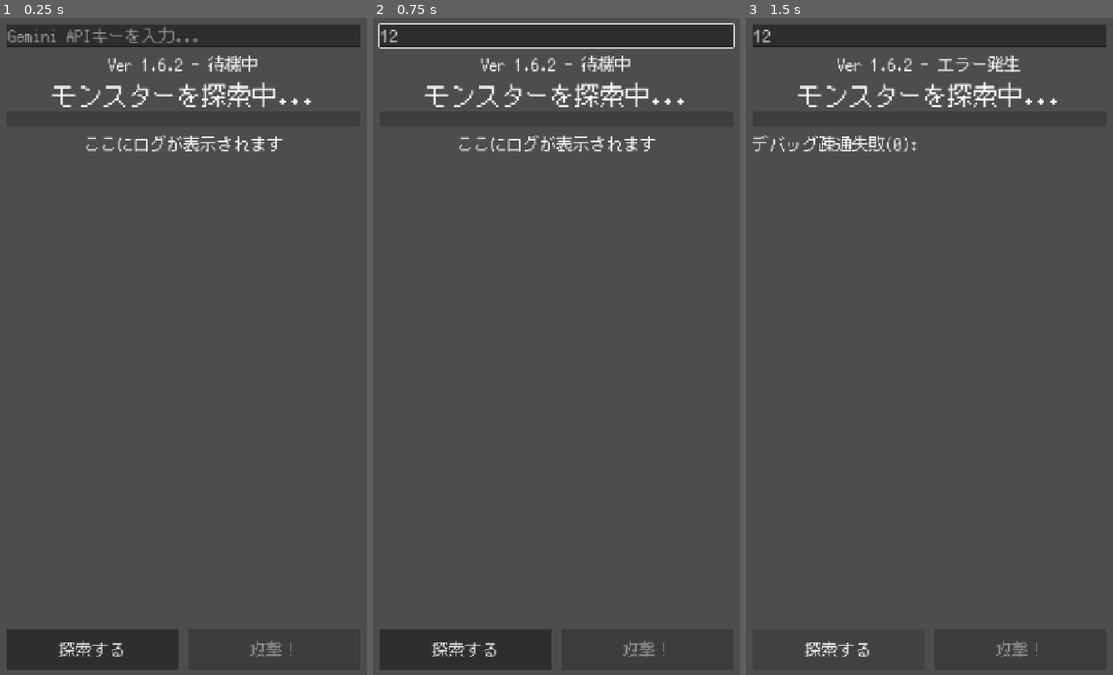
Above: before the commit, frames 1-3 (left to right).
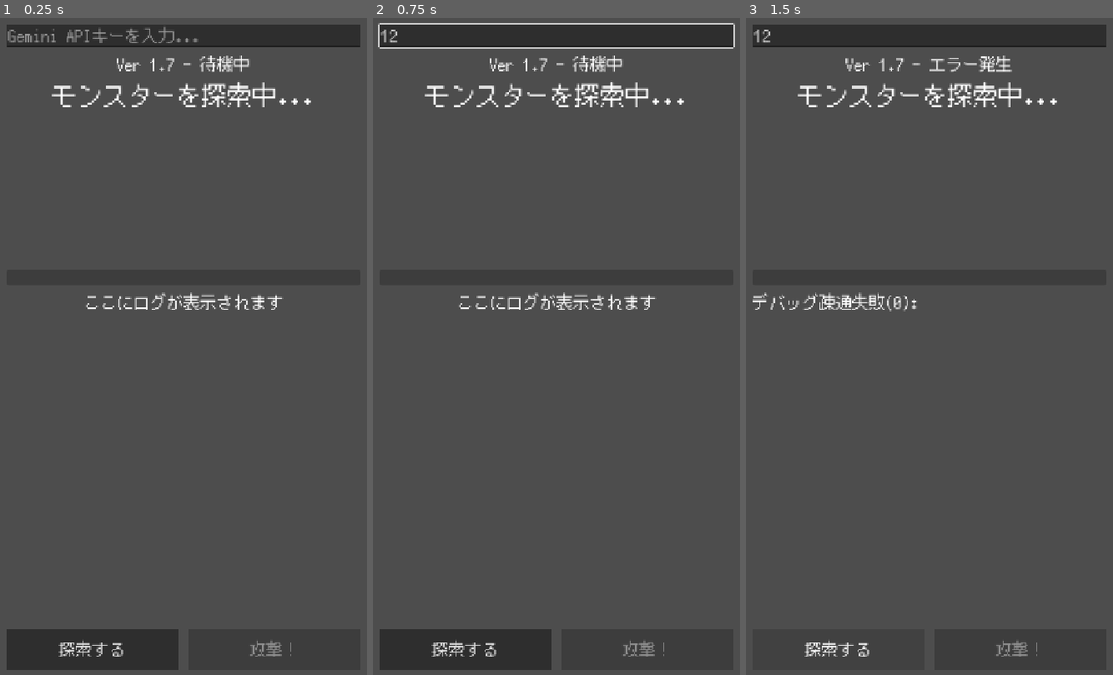
Above: after the commit, the same moments.

Repository: Usobanana/antigravity-aitest001
Game: Godot game, scene res://scenes/main.tscn
Two runs of this game, one before a commit and one after it. Both use one fixed random seed, a clock stepped at 60 frames per second and the inputs below.
Inputs (mouse positions are in pixels of both pictures, inside the frame that each line leads up to):
- Up to frame 1 (0.25 s): no input
- Up to frame 2 (0.75 s): click (556, 37) at 0.52 s; type "12" at 0.6 s
- Up to frame 3 (1.5 s): click "探索する" at 1.25 s

The runs differ from the first frame. In frame 1, 1.3% of the frame differs, in the area x 23-78%, y 5-45%; in frame 2, 1.3%; in frame 3, 1.3%.

Commit message:
feat: implement real-time AI monster image generation (Ver 1.7)

Diff:
--- a/新しいゲームプロジェクト/scenes/main.tscn
+++ b/新しいゲームプロジェクト/scenes/main.tscn
@@ -48,6 +48,12 @@
 text = "---"
 horizontal_alignment = 1
 
+[node name="MonsterImage" type="TextureRect" parent="UI/MonsterInfo"]
+custom_minimum_size = Vector2(0, 300)
+layout_mode = 2
+expand_mode = 2
+stretch_mode = 5
+
 [node name="HPBar" type="ProgressBar" parent="UI/MonsterInfo"]
 custom_minimum_size = Vector2(0, 30)
 layout_mode = 2
--- a/新しいゲームプロジェクト/scripts/ai_manager.gd
+++ b/新しいゲームプロジェクト/scripts/ai_manager.gd
@@ -64,8 +64,8 @@
 	http_request.request_completed.connect(_on_request_completed)
 
 	var prompt = "あなたはRPGのモンスター生成器です。以下のJSON形式のみで返答してください。余計な説明は一切不要です。\n"
-	prompt += "回答形式例: {\"name\": \"名前\", \"hp\": 50, \"atk\": 10, \"greeting\": \"出現!!\", \"death_cry\": \"ぐふっ\"}\n"
-	prompt += "指示: 新しいモンスターを1体生成。"
+	prompt += "回答形式例: {\"name\": \"名前\", \"hp\": 50, \"atk\": 10, \"greeting\": \"出現!!\", \"death_cry\": \"ぐふっ\", \"image_prompt\": \"Engish keywords for monster image\"}\n"
+	prompt += "指示: 新しいモンスターを1体生成。image_promptには、そのモンスターの姿を説明する短い英語キーワード(10語以内)を入れてください。"
 
 	var body_data = JSON.stringify({
 		"contents": [{ "parts": [{ "text": prompt }] }]
--- a/新しいゲームプロジェクト/scripts/main.gd
+++ b/新しいゲームプロジェクト/scripts/main.gd
@@ -10,8 +10,11 @@
 @onready var spawn_button = $UI/Buttons/SpawnButton
 @onready var attack_button = $UI/Buttons/AttackButton
 @onready var api_key_input = $UI/APIKeyInput
+@onready var monster_image = $UI/MonsterInfo/MonsterImage
 const SAVE_PATH = "user://settings.cfg"
-const APP_VERSION = "Ver 1.6.2"
+const APP_VERSION = "Ver 1.7"
+
+var image_http_request: HTTPRequest
 
 var current_monster = {}
 var player_hp = 100
@@ -50,6 +53,12 @@
 	attack_button.disabled = true
 
 	status_label.text = APP_VERSION + " - 待機中"
+
+	# 画像取得用のHTTPRequestを準備
+	image_http_request = HTTPRequest.new()
+	add_child(image_http_request)
+	image_http_request.request_completed.connect(_on_image_request_completed)
+
 	load_api_key()
 	update_ui()
 
@@ -86,17 +95,44 @@
 
 func _on_monster_generated(data):
 	current_monster = data
-	current_monster["current_hp"] = data["hp"] # バージョン表示を追加してキャッシュ更新を確認
-	status_label.text = "Ver 1.3 - モンスター出現！"
+	current_monster["current_hp"] = data["hp"]
+	status_label.text = APP_VERSION + " - モンスター出現！"
 	log_label.text = data["greeting"]
 	spawn_button.disabled = false
 	attack_button.disabled = false
+
+	# 画像の生成・取得を開始
+	if data.has("image_prompt"):
+		_fetch_monster_image(data["image_prompt"])
+
 	update_ui()
 
 func _on_ai_error(msg):
 	status_label.text = APP_VERSION + " - エラー発生"
 	log_label.text = msg
 	spawn_button.disabled = false
+
+func _fetch_monster_image(prompt: String):
+	# Pollinations.ai を使用して画像を生成・取得
+	monster_image.texture = null # 前の画像をクリア
+	var encoded_prompt = (prompt + " pixel art sprite, dark background").uri_encode()
+	var url = "https://image.pollinations.ai/prompt/" + encoded_prompt + "?width=512&height=512&nologo=true&seed=" + str(randi())
+
+	log_label.text += "\n[color=gray](画像を生成中...)[/color]"
+	image_http_request.request(url)
+
+func _on_image_request_completed(result, response_code, headers, body):
+	if result != OK or response_code != 200:
+		return
+
+	var image = Image.new()
+	var err = image.load_jpg_from_buffer(body)
+	if err != OK:
+		err = image.load_png_from_buffer(body)
+
+	if err == OK:
+		var tex = ImageTexture.create_from_image(image)
+		monster_image.texture = tex
 
 func _on_attack_button_pressed():
 	if current_monster.is_empty(): return
